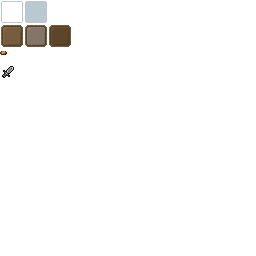
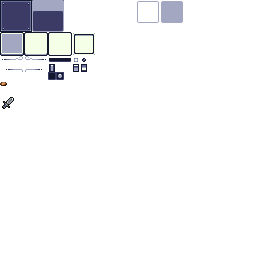
Before/after of a 256 x 256 layered artwork. What changed in the layer stack:
painted on "Слой 3" over [0, 0, 183, 109]
